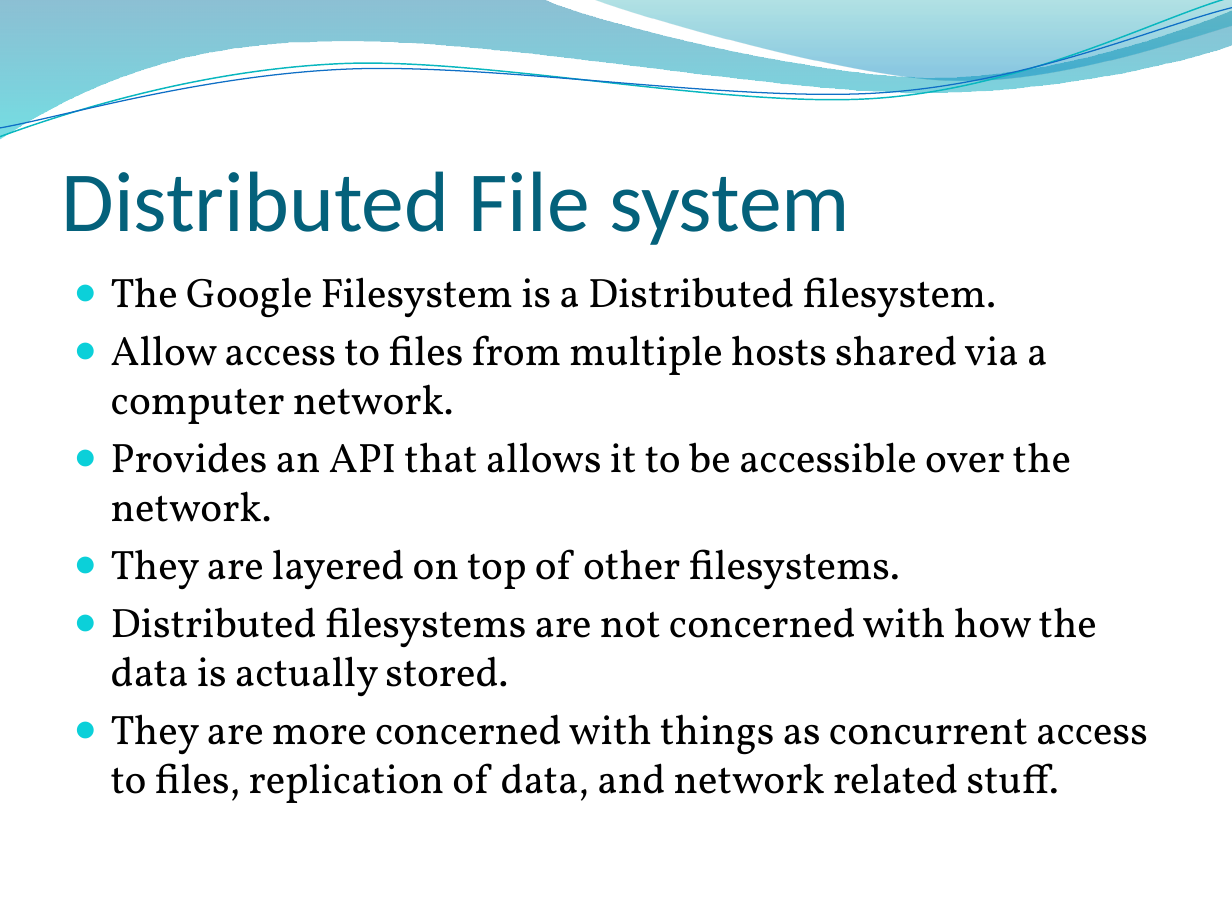
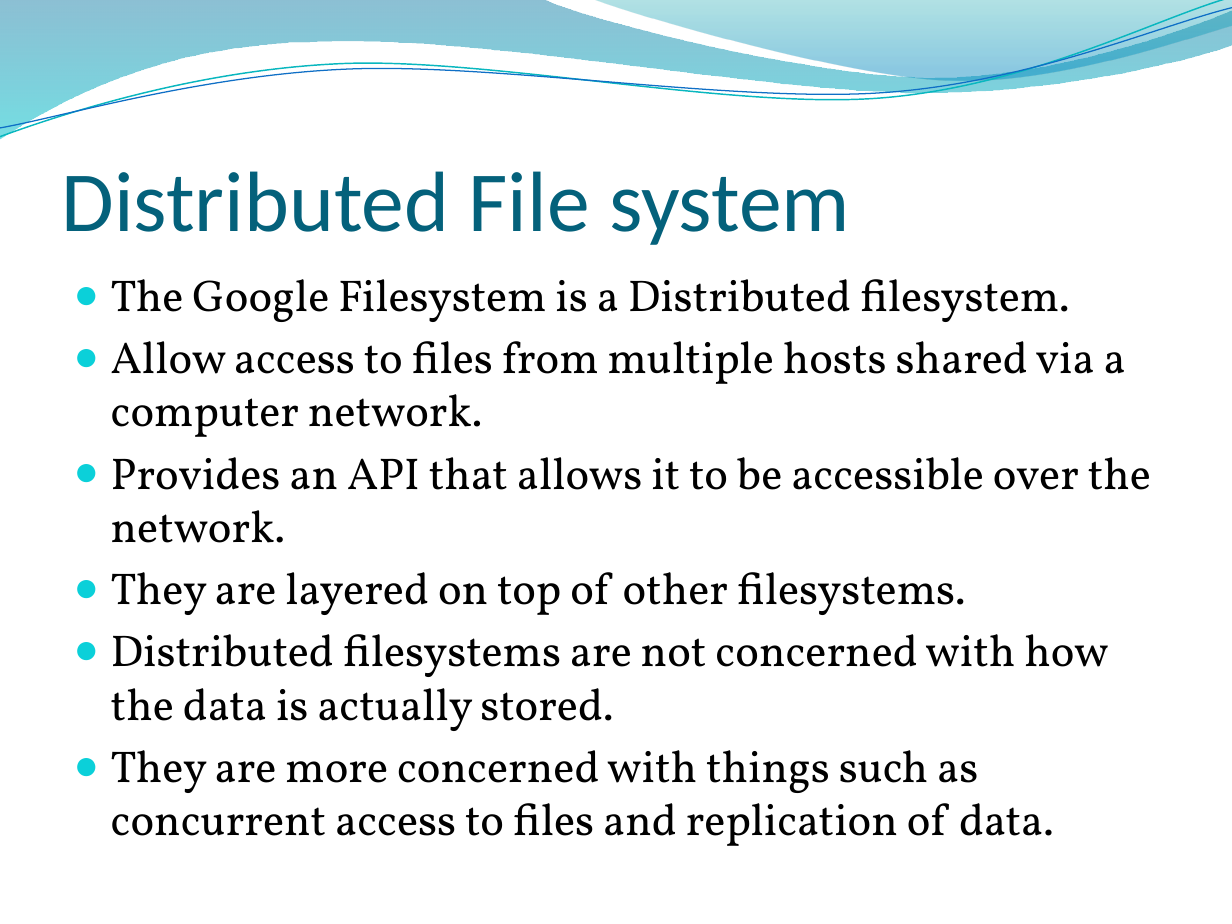
Before and after one commit to edvelezg/unb-os, a slide deck: slide 3 of google-fs/google-fs.pptx. Drawn at 1232x924 pixels with LibreOffice and Linux fonts; fonts in the diff are those of the drawing; background and template pictures are left out. Boxes give left, top, right and bottom in pixels: in the first picture for what was removed or moved away, otherwise in the second. Text is boxed around its words. In the diff, an @@ line names an element or a change of style, - is before the commit and + after.

```diff
--- a/google-fs/google-fs.pptx
+++ b/google-fs/google-fs.pptx
@@ text at <box>111,279,1151,731</box>: size 24.1 to 26 pt in "The Google Filesystem is a Distributed filesystem.", "Allow access to files from multiple hosts ...", "Provides an API that allows it to ...", "They are layered on top of other ..." and 1 more places @@
@@ text at <box>111,750,1054,846</box>: text changed; size 24.1 to 26 pt @@
-● They are more concerned with things as concurrent access to files, replication of data, and network related stuff.
+● They are more concerned with things such as concurrent access to files and replication of data.
```
Also in this commit, not shown: 9 other slides changed, 13 slides added, 1 slide removed.
